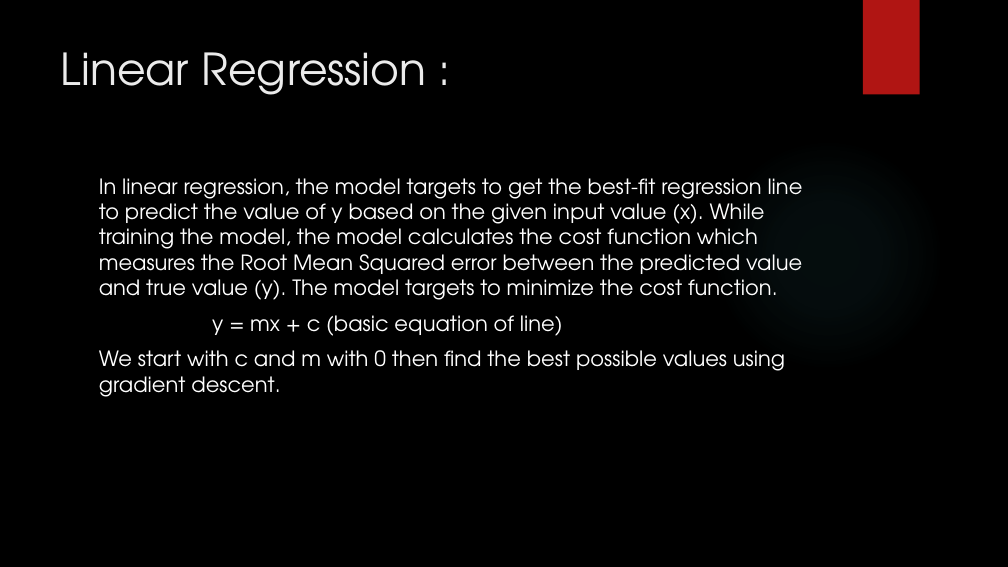
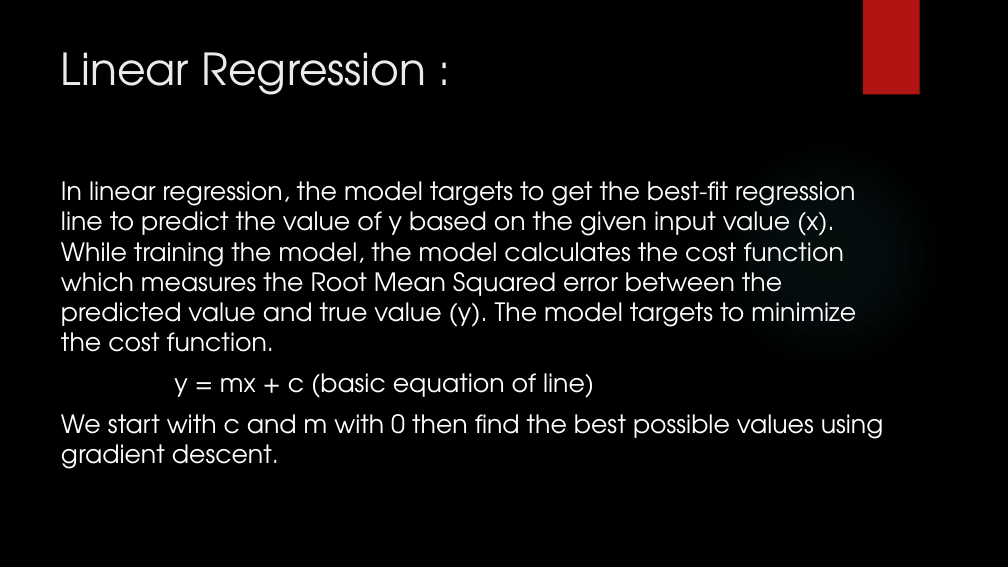
Before and after one commit to vikas-rathee/Web-Traffic-Analysis, a slide deck: slide 22 of Minor Project.pptx. Drawn at 1008x567 pixels with LibreOffice and Linux fonts; fonts in the diff are those of the drawing; background and template pictures are left out. Boxes give left, top, right and bottom in pixels: in the first picture for what was removed or moved away, otherwise in the second. Text is boxed around its words. In the diff, an @@ line names an element or a change of style, - is before the commit and + after.

```diff
--- a/Minor Project.pptx
+++ b/Minor Project.pptx
@@ text "In linear regression, the model ..." moved from (x1=99, y1=178, x2=803, y2=397) to (x1=61, y1=181, x2=883, y2=469) @@
@@ text "In linear regression, the model ..." at (x1=61, y1=181, x2=883, y2=469): size 20 to 24 pt @@
```
Also in this commit, not shown: 9 other slides changed.
